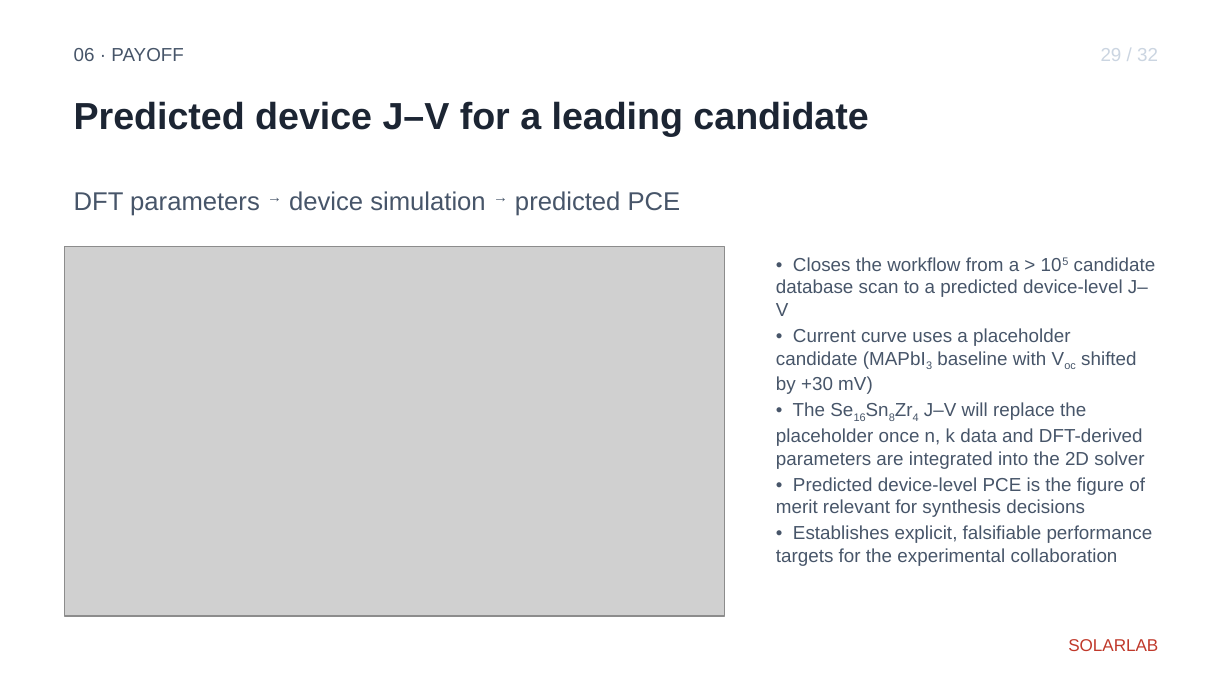
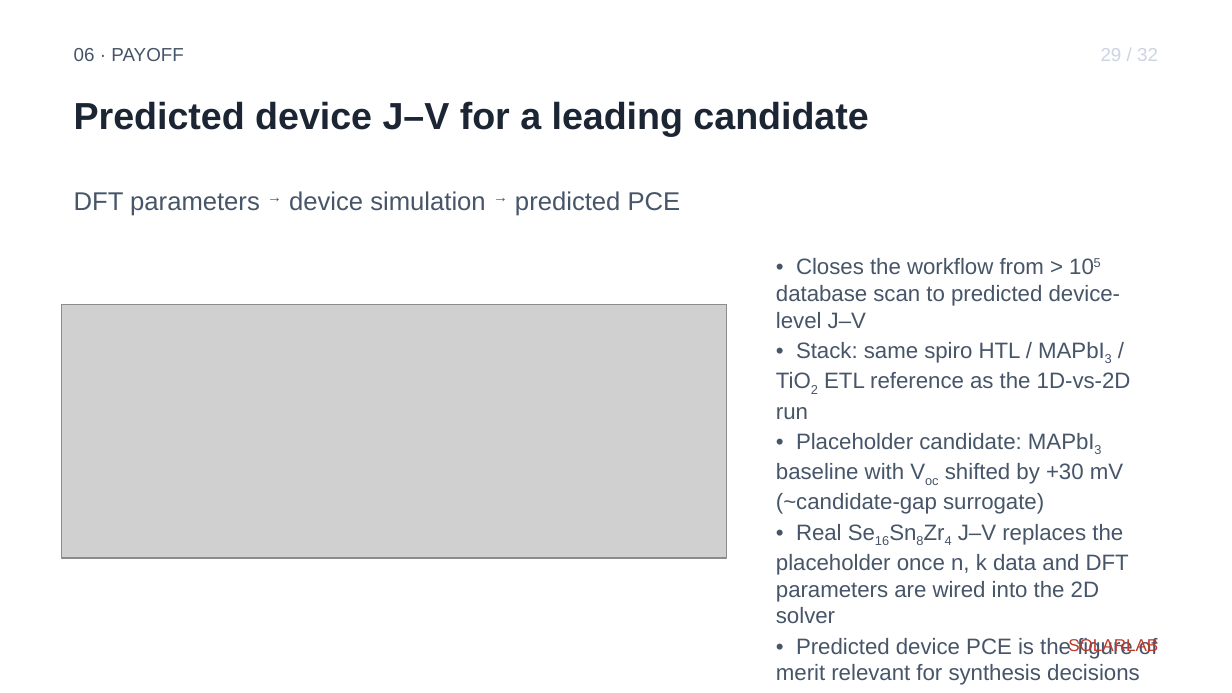
Before and after one commit to ShaneLogic/SolarLab, a slide deck: slide 35 of presentations/jmi-2026/output/jmi-2026.pptx. Drawn at 1232x693 pixels with LibreOffice and Linux fonts; fonts in the diff are those of the drawing; grey boxes stand for pictures. Boxes give left, top, right and bottom in pixels: in the first picture for what was removed or moved away, otherwise in the second. Text is boxed around its words. In the diff, an @@ line names an element or a change of style, - is before the commit and + after.

```diff
--- a/presentations/jmi-2026/output/jmi-2026.pptx
+++ b/presentations/jmi-2026/output/jmi-2026.pptx
@@ text "• Closes the workflow from ..." at box(776, 258, 1158, 685): size 11 to 13 pt in "• Establishes explicit, falsifiable performance targets for ..." @@
@@ text at box(776, 258, 1158, 685): text changed; size 11 to 13 pt @@
-• Closes the workflow from a > 105 candidate database scan to a predicted device-level J–V
-• Current curve uses a placeholder candidate (MAPbI3 baseline with Voc shifted by +30 mV)
-• The Se16Sn8Zr4 J–V will replace the placeholder once n, k data and DFT-derived parameters are integrated into the 2D solver
-• Predicted device-level PCE is the figure of merit relevant for synthesis decisions
+• Closes the workflow from > 105 database scan to predicted device-level J–V
+• Stack: same spiro HTL / MAPbI3 / TiO2 ETL reference as the 1D-vs-2D run
+• Placeholder candidate: MAPbI3 baseline with Voc shifted by +30 mV (~candidate-gap surrogate)
+• Real Se16Sn8Zr4 J–V replaces the placeholder once n, k data and DFT parameters are wired into the 2D solver
+• Predicted device PCE is the figure of merit relevant for synthesis decisions
@@ picture: place and size @@
-picture at box(64, 246, 724, 616)
+picture at box(62, 304, 727, 558)
```
Also in this commit, not shown: 17 other slides changed.
